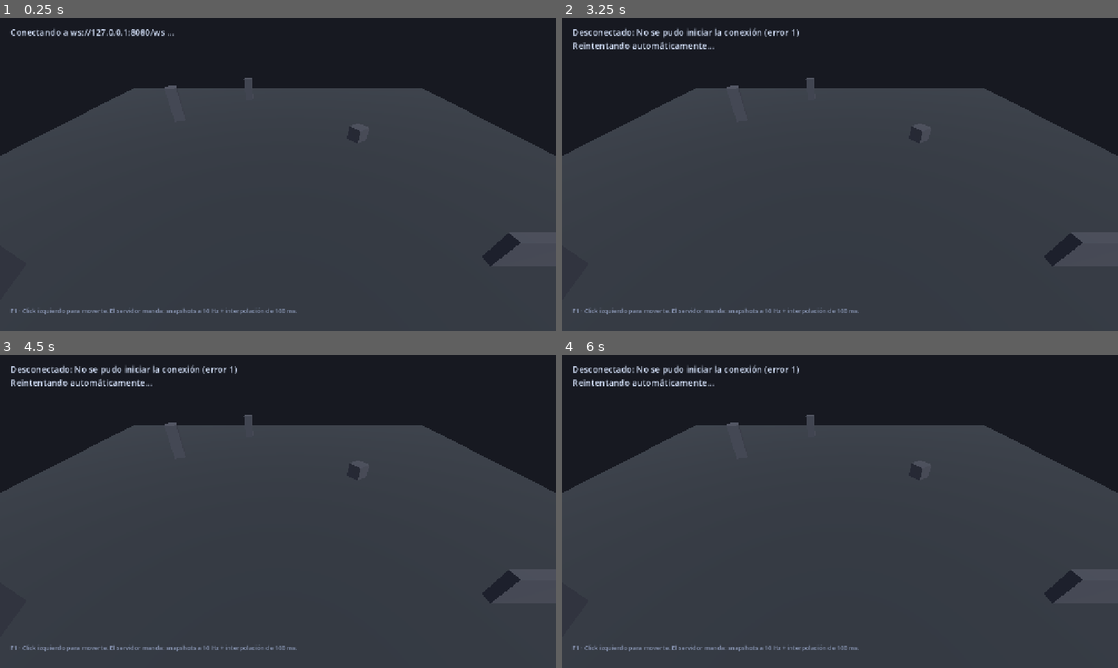
Above: before the commit, frames 1-4 (two rows, left to right).
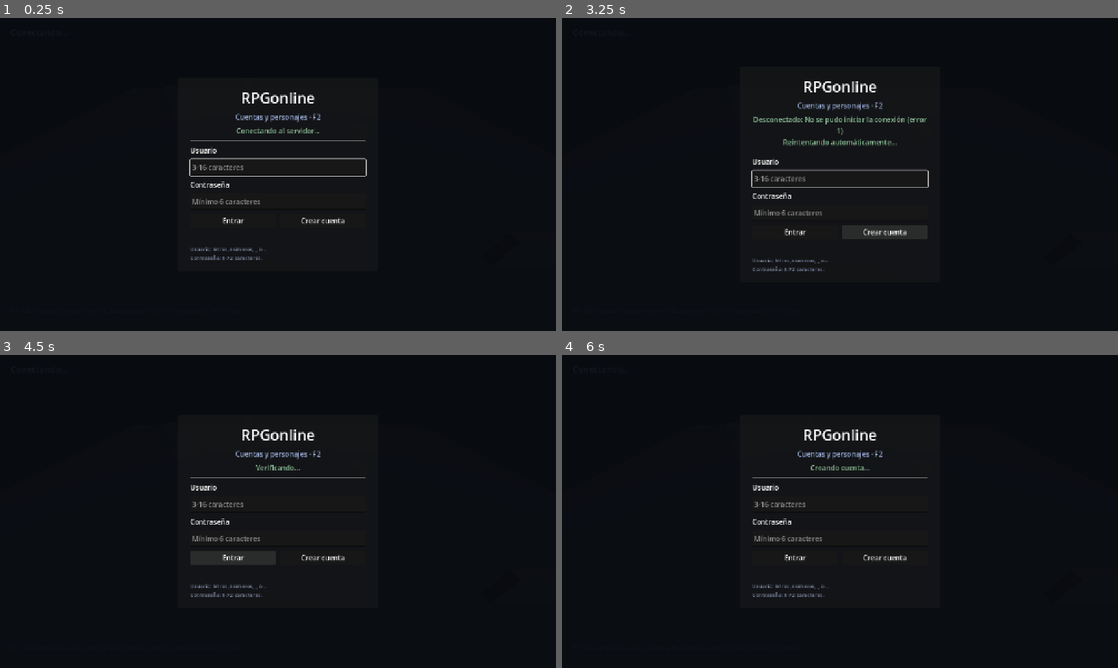
Above: after the commit, the same moments.

Repository: MatiasSpacech/RPGonline
Game: Godot game, scene res://scenes/main.tscn
Two runs of this game, one before a commit and one after it. Both use one fixed random seed, a clock stepped at 60 frames per second and the inputs below.
Inputs (mouse positions are in pixels of both pictures, inside the frame that each line leads up to):
- Up to frame 1 (0.25 s): no input
- Up to frame 2 (3.25 s): click (795, 221) at 0.5 s, where only the run after the commit has a clickable "Entrar"; click (884, 221) at 1.25 s, where only the run after the commit has a clickable "Crear cuenta"; click (795, 221) at 2 s, where only the run after the commit has a clickable "Entrar"; click (884, 221) at 2.75 s, where only the run after the commit has a clickable "Crear cuenta"
- Up to frame 3 (4.5 s): click (233, 567) at 3.5 s, where only the run after the commit has a clickable "Entrar"; click (233, 558) at 4.25 s, where only the run after the commit has a clickable "Entrar"
- Up to frame 4 (6 s): click (884, 558) at 5 s, where only the run after the commit has a clickable "Crear cuenta"; tap Enter at 5.75 s; move the mouse to (962, 495) at 5.77 s; click (962, 495) at 5.92 s

The runs differ from the first frame. In frame 1, 72% of the frame differs, in the area x 0-100%, y 3-100%; in frame 2, 73%; in frame 3, 73%; in frame 4, 73%.

Commit message:
F2: persistencia — cuentas Argon2id, Postgres, lobby y guardado de personajes

Diff:
--- a/client/scenes/main.tscn
+++ b/client/scenes/main.tscn
@@ -1,7 +1,8 @@
-[gd_scene load_steps=10 format=3]
+[gd_scene load_steps=11 format=3]
 
 [ext_resource type="Script" path="res://scripts/main.gd" id="1_main"]
 [ext_resource type="Script" path="res://scripts/net_client.gd" id="2_net"]
+[ext_resource type="Script" path="res://scripts/auth_ui.gd" id="3_ui"]
 
 [sub_resource type="Environment" id="Environment_1"]
 background_mode = 1
@@ -133,4 +134,8 @@
 mouse_filter = 2
 theme_override_colors/font_color = Color(0.55, 0.6, 0.72, 1)
 theme_override_font_sizes/font_size = 14
-text = "F1 · Click izquierdo para moverte. El servidor manda: snapshots a 10 Hz + interpolación de 100 ms."
+text = "F2 · Click izquierdo para moverte. Snapshots a 10 Hz + interpolación de 100 ms."
+
+[node name="UIOverlay" type="CanvasLayer" parent="."]
+layer = 10
+script = ExtResource("3_ui")
--- /dev/null
+++ b/client/scripts/auth_ui.gd
@@ -0,0 +1,392 @@
+extends CanvasLayer
+## UI de autenticación y lobby construida por código. Emite señales que
+## main.gd traduce a mensajes del NetClient.
+
+signal login_requested(user: String, password: String)
+signal register_requested(user: String, password: String)
+signal create_requested(character_name: String, class_id: String)
+signal select_requested(character_id: int)
+signal delete_requested(character_id: int)
+
+var _root: Control
+var _auth_panel: PanelContainer
+var _lobby_panel: PanelContainer
+
+var _auth_status: Label
+var _auth_error: Label
+var _username: LineEdit
+var _password: LineEdit
+var _login_button: Button
+var _register_button: Button
+
+var _lobby_session: Label
+var _lobby_status: Label
+var _lobby_error: Label
+var _chars_list: ItemList
+var _select_button: Button
+var _delete_button: Button
+var _char_name: LineEdit
+var _class_option: OptionButton
+var _create_button: Button
+
+
+func _ready() -> void:
+	_build()
+
+
+func _build() -> void:
+	_root = Control.new()
+	_root.set_anchors_and_offsets_preset(Control.PRESET_FULL_RECT)
+	add_child(_root)
+
+	var bg := ColorRect.new()
+	bg.color = Color(0.03, 0.04, 0.06, 0.94)
+	bg.set_anchors_and_offsets_preset(Control.PRESET_FULL_RECT)
+	_root.add_child(bg)
+
+	var center := CenterContainer.new()
+	center.set_anchors_and_offsets_preset(Control.PRESET_FULL_RECT)
+	_root.add_child(center)
+
+	_auth_panel = _build_auth_panel()
+	_lobby_panel = _build_lobby_panel()
+	_lobby_panel.visible = false
+	center.add_child(_auth_panel)
+	center.add_child(_lobby_panel)
+
+
+func _build_auth_panel() -> PanelContainer:
+	var panel := PanelContainer.new()
+	panel.custom_minimum_size = Vector2(460, 0)
+	var box := _content(panel)
+
+	var title := Label.new()
+	title.text = "RPGonline"
+	title.horizontal_alignment = HORIZONTAL_ALIGNMENT_CENTER
+	title.add_theme_font_size_override("font_size", 34)
+	box.add_child(title)
+
+	var subtitle := Label.new()
+	subtitle.text = "Cuentas y personajes · F2"
+	subtitle.horizontal_alignment = HORIZONTAL_ALIGNMENT_CENTER
+	subtitle.add_theme_color_override("font_color", Color(0.6, 0.68, 0.85))
+	box.add_child(subtitle)
+
+	_auth_status = Label.new()
+	_auth_status.horizontal_alignment = HORIZONTAL_ALIGNMENT_CENTER
+	_auth_status.autowrap_mode = TextServer.AUTOWRAP_WORD_SMART
+	_auth_status.add_theme_color_override("font_color", Color(0.55, 0.75, 0.6))
+	_auth_status.text = "Conectando al servidor..."
+	box.add_child(_auth_status)
+
+	box.add_child(HSeparator.new())
+
+	var user_label := Label.new()
+	user_label.text = "Usuario"
+	box.add_child(user_label)
+
+	_username = LineEdit.new()
+	_username.placeholder_text = "3-16 caracteres"
+	_username.max_length = 16
+	_username.custom_minimum_size = Vector2(0, 38)
+	box.add_child(_username)
+
+	var pass_label := Label.new()
+	pass_label.text = "Contraseña"
+	box.add_child(pass_label)
+
+	_password = LineEdit.new()
+	_password.secret = true
+	_password.placeholder_text = "Mínimo 6 caracteres"
+	_password.max_length = 72
+	_password.custom_minimum_size = Vector2(0, 38)
+	_password.text_submitted.connect(_on_password_submitted)
+	box.add_child(_password)
+
+	var buttons := HBoxContainer.new()
+	buttons.add_theme_constant_override("separation", 10)
+	box.add_child(buttons)
+
+	_login_button = Button.new()
+	_login_button.text = "Entrar"
+	_login_button.size_flags_horizontal = Control.SIZE_EXPAND_FILL
+	_login_button.pressed.connect(_on_login_pressed)
+	buttons.add_child(_login_button)
+
+	_register_button = Button.new()
+	_register_button.text = "Crear cuenta"
+	_register_button.size_flags_horizontal = Control.SIZE_EXPAND_FILL
+	_register_button.pressed.connect(_on_register_pressed)
+	buttons.add_child(_register_button)
+
+	_auth_error = _make_error_label()
+	box.add_child(_auth_error)
+
+	var hint := Label.new()
+	hint.text = "Usuario: letras, números, _ o -.\nContraseña: 6-72 caracteres."
+	hint.add_theme_font_size_override("font_size", 12)
+	hint.add_theme_color_override("font_color", Color(0.5, 0.55, 0.65))
+	box.add_child(hint)
+
+	return panel
+
+
+func _build_lobby_panel() -> PanelContainer:
+	var panel := PanelContainer.new()
+	panel.custom_minimum_size = Vector2(520, 0)
+	var box := _content(panel)
+
+	var title := Label.new()
+	title.text = "Tus personajes"
+	title.add_theme_font_size_override("font_size", 28)
+	box.add_child(title)
+
+	_lobby_session = Label.new()
+	_lobby_session.add_theme_color_override("font_color", Color(0.6, 0.68, 0.85))
+	box.add_child(_lobby_session)
+
+	_lobby_status = Label.new()
+	_lobby_status.autowrap_mode = TextServer.AUTOWRAP_WORD_SMART
+	_lobby_status.add_theme_color_override("font_color", Color(0.55, 0.75, 0.6))
+	box.add_child(_lobby_status)
+
+	_chars_list = ItemList.new()
+	_chars_list.custom_minimum_size = Vector2(0, 140)
+	_chars_list.item_selected.connect(_on_char_selected)
+	_chars_list.item_activated.connect(_on_char_activated)
+	box.add_child(_chars_list)
+
+	var actions := HBoxContainer.new()
+	actions.add_theme_constant_override("separation", 10)
+	box.add_child(actions)
+
+	_select_button = Button.new()
+	_select_button.text = "Entrar al mundo"
+	_select_button.disabled = true
+	_select_button.size_flags_horizontal = Control.SIZE_EXPAND_FILL
+	_select_button.pressed.connect(_on_select_pressed)
+	actions.add_child(_select_button)
+
+	_delete_button = Button.new()
+	_delete_button.text = "Borrar"
+	_delete_button.disabled = true
+	_delete_button.pressed.connect(_on_delete_pressed)
+	actions.add_child(_delete_button)
+
+	box.add_child(HSeparator.new())
+
+	var create_title := Label.new()
+	create_title.text = "Crear personaje"
+	create_title.add_theme_font_size_override("font_size", 18)
+	box.add_child(create_title)
+
+	_char_name = LineEdit.new()
+	_char_name.placeholder_text = "Nombre (3-16 letras)"
+	_char_name.max_length = 16
+	_char_name.custom_minimum_size = Vector2(0, 36)
+	box.add_child(_char_name)
+
+	_class_option = OptionButton.new()
+	_class_option.add_item("Guerrero")
+	_class_option.set_item_metadata(0, "warrior")
+	_class_option.add_item("Mago")
+	_class_option.set_item_metadata(1, "mage")
+	_class_option.add_item("Arquera")
+	_class_option.set_item_metadata(2, "archer")
+	box.add_child(_class_option)
+
+	_create_button = Button.new()
+	_create_button.text = "Crear personaje"
+	_create_button.pressed.connect(_on_create_pressed)
+	box.add_child(_create_button)
+
+	_lobby_error = _make_error_label()
+	box.add_child(_lobby_error)
+
+	var hint := Label.new()
+	hint.text = "Máximo 3 personajes por cuenta."
+	hint.add_theme_font_size_override("font_size", 12)
+	hint.add_theme_color_override("font_color", Color(0.5, 0.55, 0.65))
+	box.add_child(hint)
+
+	return panel
+
+
+func _content(panel: PanelContainer) -> VBoxContainer:
+	var margin := MarginContainer.new()
+	margin.add_theme_constant_override("margin_left", 28)
+	margin.add_theme_constant_override("margin_right", 28)
+	margin.add_theme_constant_override("margin_top", 22)
+	margin.add_theme_constant_override("margin_bottom", 22)
+	panel.add_child(margin)
+
+	var box := VBoxContainer.new()
+	box.add_theme_constant_override("separation", 9)
+	margin.add_child(box)
+	return box
+
+
+func _make_error_label() -> Label:
+	var label := Label.new()
+	label.autowrap_mode = TextServer.AUTOWRAP_WORD_SMART
+	label.add_theme_color_override("font_color", Color(1.0, 0.45, 0.45))
+	return label
+
+
+## --- API que usa main.gd ---
+
+func show_auth(message: String = "") -> void:
+	_root.visible = true
+	_auth_panel.visible = true
+	_lobby_panel.visible = false
+	_auth_error.text = ""
+	if not message.is_empty():
+		_auth_status.text = message
+	_username.grab_focus()
+
+
+func show_lobby(user: String, chars: Array) -> void:
+	_root.visible = true
+	_auth_panel.visible = false
+	_lobby_panel.visible = true
+	_lobby_error.text = ""
+	_lobby_status.text = ""
+	_lobby_session.text = "Sesión: %s" % user
+	_password.text = ""
+	_rebuild_chars(chars)
+	_char_name.grab_focus()
+
+
+func show_game() -> void:
+	_root.visible = false
+
+
+func set_error(message: String) -> void:
+	if _auth_panel.visible:
+		_auth_status.text = ""
+		_auth_error.text = message
+	else:
+		_lobby_error.text = message
+	push_warning("[ui] %s" % message)
+
+
+func set_status(message: String) -> void:
+	if _auth_panel.visible:
+		_auth_status.text = message
+	else:
+		_lobby_status.text = message
+
+
+func add_character(char: Dictionary) -> void:
+	var index := _chars_list.add_item(_char_line(char))
+	_chars_list.set_item_metadata(index, int(char.get("id", 0)))
+	_lobby_status.text = "Personaje creado."
+	_update_buttons()
+
+
+func remove_character(char_id: int) -> void:
+	for i in range(_chars_list.item_count):
+		if int(_chars_list.get_item_metadata(i)) == char_id:
+			_chars_list.remove_item(i)
+			break
+	_lobby_status.text = "Personaje borrado."
+	_update_buttons()
+
+
+func class_label(class_id: String) -> String:
+	match class_id:
+		"warrior":
+			return "Guerrero"
+		"mage":
+			return "Mago"
+		"archer":
+			return "Arquera"
+		_:
+			return class_id
+
+
+## --- Interno ---
+
+func _rebuild_chars(chars: Array) -> void:
+	_chars_list.clear()
+	for char in chars:
+		if char is Dictionary:
+			var c: Dictionary = char
+			var index := _chars_list.add_item(_char_line(c))
+			_chars_list.set_item_metadata(index, int(c.get("id", 0)))
+	_update_buttons()
+
+
+func _char_line(char: Dictionary) -> String:
+	return "%s — %s · Nv %d" % [
+		str(char.get("name", "?")),
+		class_label(str(char.get("class", ""))),
+		int(char.get("level", 1)),
+	]
+
+
+func _update_buttons() -> void:
+	var has_selection := _chars_list.get_selected_items().size() > 0
+	_select_button.disabled = not has_selection
+	_delete_button.disabled = not has_selection
+	_create_button.disabled = _chars_list.item_count >= 3
+
+
+func _selected_character_id() -> int:
+	var selected := _chars_list.get_selected_items()
+	if selected.is_empty():
+		return 0
+	return int(_chars_list.get_item_metadata(selected[0]))
+
+
+func _on_password_submitted(_text: String) -> void:
+	_on_login_pressed()
+
+
+func _on_login_pressed() -> void:
+	_auth_error.text = ""
+	_auth_status.text = "Verificando..."
+	login_requested.emit(_username.text.strip_edges(), _password.text)
+
+
+func _on_register_pressed() -> void:
+	_auth_error.text = ""
+	_auth_status.text = "Creando cuenta..."
+	register_requested.emit(_username.text.strip_edges(), _password.text)
+
+
+func _on_char_selected(_index: int) -> void:
+	_update_buttons()
+
+
+func _on_char_activated(_index: int) -> void:
+	_on_select_pressed()
+
+
+func _on_select_pressed() -> void:
+	var id := _selected_character_id()
+	if id == 0:
+		return
+	_lobby_error.text = ""
+	_lobby_status.text = "Entrando al mundo..."
+	select_requested.emit(id)
+
+
+func _on_delete_pressed() -> void:
+	var id := _selected_character_id()
+	if id == 0:
+		return
+	_lobby_error.text = ""
+	_lobby_status.text = "Borrando..."
+	delete_requested.emit(id)
+
+
+func _on_create_pressed() -> void:
+	var character_name := _char_name.text.strip_edges()
+	if character_name.is_empty():
+		_lobby_error.text = "Escribí un nombre para el personaje."
+		return
+	var class_id := str(_class_option.get_item_metadata(_class_option.selected))
+	_lobby_error.text = ""
+	_lobby_status.text = "Creando personaje..."
+	create_requested.emit(character_name, class_id)
--- a/client/scripts/main.gd
+++ b/client/scripts/main.gd
@@ -1,15 +1,21 @@
 extends Node3D
-## F1 — "Caminar juntos": click-to-move, snapshots e interpolación.
-## El servidor es la autoridad: acá solo se pide moverse y se renderiza.
+## F2 — autenticación, lobby de personajes y mundo con click-to-move.
+## El servidor es la autoridad: acá se pide y se renderiza.
 
 const INTERP_DELAY_MS := 100
 const MAP_HALF := 19.0
 const CAMERA_OFFSET := Vector3(0, 8, 10)
 const NetClientScript := preload("res://scripts/net_client.gd")
+const AuthUIScript := preload("res://scripts/auth_ui.gd")
 const PlayerEntityScript := preload("res://scripts/player_entity.gd")
 const PLAYER_SCENE := preload("res://scenes/player_entity.tscn")
 
+const AUTOTEST_USER := "autotest"
+const AUTOTEST_PASS := "secreto123"
+const AUTOTEST_CHAR := "AutoWarrior"
+
 @onready var _net: NetClientScript = $NetClient
+@onready var _ui: AuthUIScript = $UIOverlay
 @onready var _camera: Camera3D = $Camera3D
 @onready var _entities_root: Node3D = $Entities
 @onready var _marker: MeshInstance3D = $MoveMarker
@@ -19,20 +25,42 @@
 var _entities: Dictionary = {}
 var _self_id := 0
 var _self_entity: PlayerEntityScript = null
+var _character: Dictionary = {}
 var _current_tick := 0
 var _last_rtt := 0
+var _in_game := false
 var _marker_tween: Tween
 
+# Modo autotest headless: `godot --headless --path client -- --autotest`
+var _autotest := false
+var _autotest_state := 0
+var _autotest_done := false
+
 
 func _ready() -> void:
+	for arg in OS.get_cmdline_user_args():
+		if arg == "--autotest":
+			_autotest = true
+
 	_net.connected.connect(_on_net_connected)
 	_net.disconnected.connect(_on_net_disconnected)
+	_net.login_ok.connect(_on_login_ok)
+	_net.char_created.connect(_on_char_created)
+	_net.char_deleted.connect(_on_char_deleted)
 	_net.welcome_received.connect(_on_welcome)
 	_net.snapshot_received.connect(_on_snapshot)
 	_net.pong_received.connect(_on_pong)
-
-	_status.text = "Conectando a ws://127.0.0.1:8080/ws ..."
-	_net.login("dev")
+	_net.server_error.connect(_on_server_error)
+
+	_ui.login_requested.connect(_on_ui_login)
+	_ui.register_requested.connect(_on_ui_register)
+	_ui.create_requested.connect(_on_ui_create)
+	_ui.select_requested.connect(_on_ui_select)
+	_ui.delete_requested.connect(_on_ui_delete)
+
+	_ui.show_auth("Conectando al servidor...")
+	if _autotest:
+		_autotest_watchdog()
 
 
 func _process(_delta: float) -> void:
@@ -46,6 +74,8 @@
 
 
 func _unhandled_input(event: InputEvent) -> void:
+	if not _in_game:
+		return
 	if event is InputEventMouseButton and event.button_index == MOUSE_BUTTON_LEFT and event.pressed:
 		_request_move(event.position)
 
@@ -54,7 +84,6 @@
 	if _self_entity == null:
 		return
 
-	# Rayo desde la cámara al plano del suelo (y = 0).
 	var origin := _camera.project_ray_origin(screen_pos)
 	var dir := _camera.project_ray_normal(screen_pos)
 	if absf(dir.y) < 0.0001:
@@ -89,31 +118,94 @@
 	_marker.visible = false
 
 
+## --- Señales del NetClient ---
+
 func _on_net_connected() -> void:
+	if not _in_game:
+		_ui.set_status("Conectado al servidor.")
+	if _autotest and _autotest_state == 0:
+		_autotest_state = 1
+		_net.request_login(AUTOTEST_USER, AUTOTEST_PASS)
+
+
+func _on_net_disconnected(reason: String) -> void:
+	_in_game = false
 	clear_entities()
-	_status.text = "Conectado — autenticando..."
-
-
-func _on_net_disconnected(reason: String) -> void:
+	_ui.show_auth("Desconectado: %s\nReintentando automáticamente..." % reason)
+
+
+func _on_login_ok(data: Dictionary) -> void:
+	_in_game = false
 	clear_entities()
-	_status.text = "Desconectado: %s\nReintentando automáticamente..." % reason
-	_info.text = ""
+
+	var user := str(data.get("user", "?"))
+	var chars_variant: Variant = data.get("chars", [])
+	var chars: Array = chars_variant if chars_variant is Array else []
+	_ui.show_lobby(user, chars)
+	print("[game] sesión iniciada como %s (%d personajes)" % [user, chars.size()])
+
+	if _autotest:
+		if chars.is_empty():
+			_autotest_state = 3
+			_net.create_character(AUTOTEST_CHAR, "warrior")
+		else:
+			_autotest_state = 4
+			var first: Dictionary = chars[0]
+			_net.select_character(int(first.get("id", 0)))
+
+
+func _on_char_created(data: Dictionary) -> void:
+	var char_variant: Variant = data.get("char", {})
+	if not (char_variant is Dictionary):
+		return
+	var character: Dictionary = char_variant
+	_ui.add_character(character)
+	if _autotest:
+		_autotest_state = 4
+		_net.select_character(int(character.get("id", 0)))
+
+
+func _on_char_deleted(char_id: int) -> void:
+	_ui.remove_character(char_id)
 
 
 func _on_welcome(data: Dictionary) -> void:
-	var self_variant: Variant = data.get("self", {})
-	if not (self_variant is Dictionary):
-		return
-	var self_data: Dictionary = self_variant
-	_self_id = int(self_data.get("id", 0))
-	_status.text = "Conectado ✓  ·  %s  ·  mapa: %s" % [
-		str(self_data.get("name", "?")),
+	_in_game = true
+	_ui.show_game()
+	clear_entities()
+
+	var char_variant: Variant = data.get("character", {})
+	_character = char_variant if char_variant is Dictionary else {}
+
+	var character_name := str(_character.get("name", "?"))
+	var class_id := str(_character.get("class", ""))
+	var level := int(_character.get("level", 1))
+	_status.text = "%s · %s · Nv %d  ·  mapa: %s" % [
+		character_name,
+		_ui.class_label(class_id),
+		level,
 		str(data.get("map", "?")),
 	]
-	print("[game] welcome: id=%d nombre=%s" % [_self_id, self_data.get("name", "?")])
+	_info.text = ""
+
+	var self_variant: Variant = data.get("self", {})
+	if self_variant is Dictionary:
+		var self_data: Dictionary = self_variant
+		print("[game] posición al entrar: (%.2f, %.2f)" % [
+			float(self_data.get("x", 0.0)),
+			float(self_data.get("z", 0.0)),
+		])
+
+	print("[game] en el mundo como %s (id %d)" % [character_name, int(_character.get("id", 0))])
+
+	if _autotest:
+		_autotest_play()
 
 
 func _on_snapshot(data: Dictionary) -> void:
+	if not _in_game:
+		return
+
 	var now := Time.get_ticks_msec()
 	_current_tick = int(data.get("tick", 0))
 
@@ -150,7 +242,6 @@
 
 	_update_info()
 
-	# Los snapshots son completos: lo que no aparece, se fue del mundo.
 	for id in _entities.keys():
 		if not seen.has(id):
 			var dead: PlayerEntityScript = _entities[id] as PlayerEntityScript
@@ -171,8 +262,41 @@
 
 func _on_pong(rtt_ms: int) -> void:
 	_last_rtt = rtt_ms
-	_update_info()
-
+	if _in_game:
+		_update_info()
+
+
+func _on_server_error(code: String, message: String) -> void:
+	_ui.set_error(message)
+	if _autotest and code == "auth_failed" and _autotest_state == 1:
+		# Primera ejecución: la cuenta no existe todavía.
+		_autotest_state = 2
+		_net.request_register(AUTOTEST_USER, AUTOTEST_PASS)
+
+
+## --- Señales de la UI ---
+
+func _on_ui_login(user: String, password: String) -> void:
+	_net.request_login(user, password)
+
+
+func _on_ui_register(user: String, password: String) -> void:
+	_net.request_register(user, password)
+
+
+func _on_ui_create(character_name: String, class_id: String) -> void:
+	_net.create_character(character_name, class_id)
+
+
+func _on_ui_select(character_id: int) -> void:
+	_net.select_character(character_id)
+
+
+func _on_ui_delete(character_id: int) -> void:
+	_net.delete_character(character_id)
+
+
+## --- Utilidades ---
 
 func clear_entities() -> void:
 	for entity in _entities.values():
@@ -181,3 +305,22 @@
 	_entities.clear()
 	_self_entity = null
 	_self_id = 0
+
+
+## --- Autotest headless ---
+
+func _autotest_play() -> void:
+	_autotest_state = 5
+	print("[autotest] personaje en el mundo")
+	_net.send_move(Vector3(5, 0, 0))
+	await get_tree().create_timer(1.8).timeout
+	print("[autotest] OK")
+	_autotest_done = true
+	get_tree().quit(0)
+
+
+func _autotest_watchdog() -> void:
+	await get_tree().create_timer(20.0).timeout
+	if not _autotest_done:
+		print("[autotest] TIMEOUT")
+		get_tree().quit(1)
--- a/client/scripts/net_client.gd
+++ b/client/scripts/net_client.gd
@@ -1,13 +1,17 @@
 class_name NetClient
 extends Node
-## Cliente WebSocket de F1: conecta, hace login con nombre fijo, envía
-## move_req y emite welcome/snapshot/pong. Reintenta solo si se cae el server.
+## Cliente WebSocket F2: autenticación, lobby de personajes, token de sesión
+## (resume), snapshots y reconexión automática.
 
 signal connected
 signal disconnected(reason: String)
+signal login_ok(data: Dictionary)
+signal char_created(data: Dictionary)
+signal char_deleted(char_id: int)
 signal welcome_received(data: Dictionary)
 signal snapshot_received(data: Dictionary)
 signal pong_received(rtt_ms: int)
+signal server_error(code: String, message: String)
 
 enum State { DISCONNECTED, CONNECTING, CONNECTED }
 
@@ -20,18 +24,32 @@
 var _retry_left := 0.0
 var _ping_left := 0.0
 var _last_ping_msec := 0
-var _user := ""
+var _token := ""
+var _pending: Dictionary = {}
 
 
 func _ready() -> void:
 	_connect_to_server()
 
 
-## Guarda el nombre y, si ya hay conexión, manda el login.
-func login(user: String) -> void:
-	_user = user
-	if _state == State.CONNECTED:
-		_send_login()
+func request_login(user: String, password: String) -> void:
+	_queue_or_send({"t": "login", "d": {"user": user, "pass": password}})
+
+
+func request_register(user: String, password: String) -> void:
+	_queue_or_send({"t": "register", "d": {"user": user, "pass": password}})
+
+
+func create_character(character_name: String, class_id: String) -> void:
+	_send({"t": "create_char", "d": {"name": character_name, "class": class_id}})
+
+
+func delete_character(character_id: int) -> void:
+	_send({"t": "delete_char", "d": {"char_id": character_id}})
+
+
+func select_character(character_id: int) -> void:
+	_send({"t": "select_char", "d": {"char_id": character_id}})
 
 
 func send_move(point: Vector3) -> void:
@@ -57,7 +75,6 @@
 				_schedule_retry("No se pudo conectar (¿está corriendo el servidor?)")
 		return
 
-	# Estado CONNECTED
 	if _socket.get_ready_state() != WebSocketPeer.STATE_OPEN:
 		_schedule_retry("Servidor desconectado")
 		return
@@ -87,20 +104,28 @@
 	_state = State.CONNECTED
 	print("[net] conectado")
 	connected.emit()
-	_send_login()
+
+	if not _token.is_empty():
+		# Reconexión: reanuda la sesión sin volver a pedir contraseña.
+		_send({"t": "resume", "d": {"token": _token}})
+	elif not _pending.is_empty():
+		_send(_pending)
+		_pending = {}
+
 	_send_ping()
-
-
-func _send_login() -> void:
-	if _user.is_empty():
-		return
-	_send({"t": "login", "d": {"user": _user}})
 
 
 func _send_ping() -> void:
 	if _send({"t": "ping", "d": {}}):
 		_last_ping_msec = Time.get_ticks_msec()
 		_ping_left = PING_INTERVAL
+
+
+func _queue_or_send(message: Dictionary) -> void:
+	if _state == State.CONNECTED:
+		_send(message)
+	else:
+		_pending = message
 
 
 func _send(message: Dictionary) -> bool:
@@ -129,13 +154,25 @@
 		"pong":
 			var rtt := Time.get_ticks_msec() - _last_ping_msec
 			pong_received.emit(rtt)
+		"login_ok":
+			_token = str(d.get("token", ""))
+			login_ok.emit(d)
+		"char_created":
+			char_created.emit(d)
+		"char_deleted":
+			char_deleted.emit(int(d.get("char_id", 0)))
 		"welcome":
 			print("[net] welcome recibido")
 			welcome_received.emit(d)
 		"snapshot":
 			snapshot_received.emit(d)
 		"err":
-			push_warning("[net] error del servidor: %s" % d)
+			var code := str(d.get("code", "error"))
+			var message := str(d.get("msg", "Error del servidor"))
+			if code == "session_expired":
+				_token = ""
+			print("[net] error del servidor: %s (%s)" % [message, code])
+			server_error.emit(code, message)
 		_:
 			push_warning("[net] mensaje desconocido: %s" % mtype)
 
Not shown, changed: docs/04-red.md
Not shown, changed: docs/05-base-de-datos.md
Not shown, changed: docs/08-roadmap.md
Not shown, added: server/cmd/devdb/main.go
Not shown, changed: server/cmd/munext/main.go
Not shown, changed: server/go.mod
Not shown, changed: server/go.sum
Not shown, added: server/internal/accounts/service.go
Not shown, added: server/internal/accounts/service_test.go
Not shown, added: server/internal/auth/password.go
Not shown, added: server/internal/auth/password_test.go
Not shown, added: server/internal/db/db.go
(and 13 more such lines)
